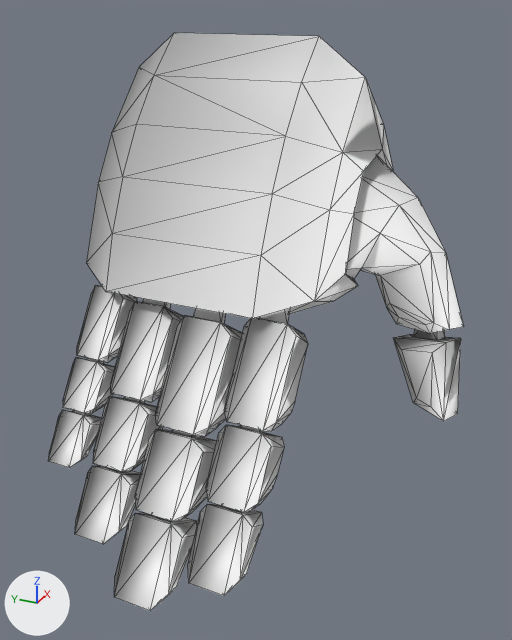
An edit to the OBJ model robotParts/left_hand.obj, drawn before and after from the same camera.
Before and after are seen from a 50 mm camera at (-1.153, -0.53, 0.136) aimed at (-0.204, -0.103, -0.339). Lighting does not change. The marker at lower left points along +X, +Y and +Z. Mesh edges are drawn as thin lines. Where no turn or scale is listed for an object, it has been applied to the vertices.

The scene before the commit, as lines of its bpy script (objects in view):
```python
me_left_hand = bpy.data.meshes.new('left_hand')
me_left_hand.from_pydata(...)  # 430 vertices, 804 faces; spans x -0.524..0.12, y -0.423..0.196, z -0.679..0.079
me_left_hand.materials.append(mat_blinn66sg)  # white #ffffff
ob_left_hand = bpy.data.objects.new('left_hand', me_left_hand)
ob_left_hand.location = (0.0, 0.0, 0.0)
```
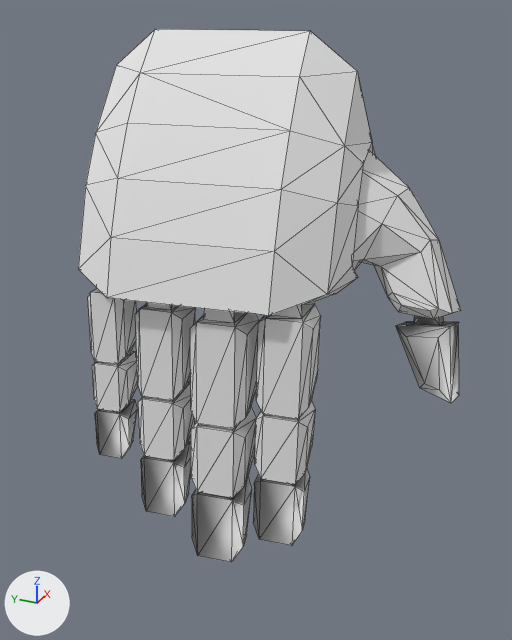
Diff of the bpy script that builds the scene:
```diff
--- a/robotParts/left_hand.obj.py
+++ b/robotParts/left_hand.obj.py
@@ me_left_hand @@
 me_left_hand.from_pydata(...)  # 430 vertices, 804 faces; spans x -0.524..0.12, y -0.423..0.196, z -0.679..0.079
-me_left_hand.materials.append(mat_blinn66sg)  # white #ffffff
+# me_left_hand part 1: the loose piece of 80 vertices spanning x -0.292..0.12, y -0.41..0.196, z -0.356..0.079 is turned 9.1 degrees about the z axis through its middle, then moved by (-0.001, 0.009, 0.007)
+# me_left_hand part 2: the loose piece of 30 vertices spanning x -0.359..-0.17, y -0.196..-0.111, z -0.46..-0.245 is multiplied about its middle by the matrix ((0.864, -0.158, -0.477), (0.138, 0.987, -0.076), (0.483, 0.0, 0.875)), then moved by (0.033, -0.015, 0.008)
+# me_left_hand part 3: the loose piece of 30 vertices spanning x -0.424..-0.284, y -0.196..-0.111, z -0.553..-0.422 is multiplied about its middle by the matrix ((0.864, -0.158, -0.477), (0.138, 0.987, -0.076), (0.483, 0.0, 0.875)), then moved by (0.11, -0.017, -0.018)
+# me_left_hand part 4: the loose piece of 22 vertices spanning x -0.49..-0.355, y -0.196..-0.111, z -0.639..-0.519 is multiplied about its middle by the matrix ((0.864, -0.158, -0.477), (0.138, 0.987, -0.076), (0.483, 0.0, 0.875)), then moved by (0.163, -0.019, -0.04)
+# me_left_hand part 5: the loose piece of 30 vertices spanning x -0.323..-0.181, y 0.116..0.179, z -0.423..-0.261 is multiplied about its middle by the matrix ((0.864, -0.158, -0.477), (0.138, 0.987, -0.076), (0.483, 0.0, 0.875)), then moved by (-0.021, -0.018, 0.013)
+# me_left_hand part 6: the loose piece of 30 vertices spanning x -0.372..-0.267, y 0.116..0.179, z -0.493..-0.393 is multiplied about its middle by the matrix ((0.864, -0.158, -0.477), (0.138, 0.987, -0.076), (0.483, 0.0, 0.875)), then moved by (0.037, -0.019, -0.007)
+# me_left_hand part 7: the loose piece of 22 vertices spanning x -0.422..-0.321, y 0.116..0.179, z -0.558..-0.467 is multiplied about its middle by the matrix ((0.864, -0.158, -0.477), (0.138, 0.987, -0.076), (0.483, 0.0, 0.875)), then moved by (0.077, -0.021, -0.024)
+# me_left_hand part 8: the loose piece of 30 vertices spanning x -0.357..-0.179, y 0.013..0.093, z -0.461..-0.257 is multiplied about its middle by the matrix ((0.864, -0.158, -0.477), (0.138, 0.987, -0.076), (0.483, 0.0, 0.875)), then moved by (0.005, -0.017, 0.007)
+# me_left_hand part 9: the loose piece of 30 vertices spanning x -0.419..-0.287, y 0.013..0.093, z -0.549..-0.424 is multiplied about its middle by the matrix ((0.864, -0.158, -0.477), (0.138, 0.987, -0.076), (0.483, 0.0, 0.875)), then moved by (0.077, -0.019, -0.018)
+# me_left_hand part 10: the loose piece of 22 vertices spanning x -0.482..-0.354, y 0.013..0.093, z -0.63..-0.516 is multiplied about its middle by the matrix ((0.864, -0.158, -0.477), (0.138, 0.987, -0.076), (0.483, 0.0, 0.875)), then moved by (0.127, -0.022, -0.038)
+# me_left_hand part 11: the loose piece of 30 vertices spanning x -0.381..-0.176, y -0.095..-0.002, z -0.485..-0.251 is multiplied about its middle by the matrix ((0.864, -0.158, -0.477), (0.138, 0.987, -0.076), (0.483, 0.0, 0.875)), then moved by (0.026, -0.017, 0.003)
+# me_left_hand part 12: the loose piece of 30 vertices spanning x -0.453..-0.3, y -0.095..-0.002, z -0.586..-0.442 is multiplied about its middle by the matrix ((0.864, -0.158, -0.477), (0.138, 0.987, -0.076), (0.483, 0.0, 0.875)), then moved by (0.109, -0.019, -0.026)
+# me_left_hand part 13: the loose piece of 22 vertices spanning x -0.524..-0.378, y -0.095..-0.002, z -0.679..-0.548 is multiplied about its middle by the matrix ((0.864, -0.158, -0.477), (0.138, 0.987, -0.076), (0.483, 0.0, 0.875)), then moved by (0.167, -0.022, -0.05)
+# me_left_hand part 14: the loose piece of 22 vertices spanning x -0.187..-0.067, y -0.423..-0.31, z -0.479..-0.308 is turned 9.1 degrees about the z axis through its middle, then moved by (0.04, 0.006, 0.007)
+me_left_hand.materials.append(mat_blinn96sg)  # white #e7e7e7
```

What differs and where, as boxes (x1, y1, x2, y2) in the pictures (512 x 640 px; the box of a moved part takes in the faces that stretch with it):
'left_hand', recoloured, reshaped (8% narrower, 8% shorter)
    before: (48, 33, 464, 611)
    after: (78, 29, 461, 562)
part 1 of me_left_hand, moved or reshaped
    before: (86, 33, 464, 333)
    after: (78, 29, 461, 319)
part 2 of me_left_hand, moved or reshaped
    before: (224, 310, 308, 431)
    after: (256, 303, 321, 419)
part 3 of me_left_hand, moved or reshaped
    before: (206, 425, 284, 512)
    after: (255, 402, 315, 484)
part 4 of me_left_hand, moved or reshaped
    before: (188, 504, 263, 596)
    after: (253, 469, 310, 546)
part 5 of me_left_hand, moved or reshaped
    before: (77, 285, 138, 363)
    after: (88, 288, 137, 364)
part 6 of me_left_hand, moved or reshaped
    before: (63, 357, 115, 414)
    after: (92, 351, 138, 412)
part 7 of me_left_hand, moved or reshaped
    before: (48, 410, 102, 468)
    after: (95, 399, 137, 458)
part 8 of me_left_hand, moved or reshaped
    before: (111, 299, 184, 402)
    after: (135, 302, 195, 401)
part 9 of me_left_hand, moved or reshaped
    before: (93, 396, 163, 472)
    after: (138, 382, 195, 461)
part 10 of me_left_hand, moved or reshaped
    before: (75, 466, 141, 544)
    after: (141, 441, 191, 517)
part 11 of me_left_hand, moved or reshaped
    before: (156, 308, 243, 437)
    after: (190, 309, 259, 429)
part 12 of me_left_hand, moved or reshaped
    before: (135, 429, 217, 521)
    after: (191, 407, 256, 498)
part 13 of me_left_hand, moved or reshaped
    before: (114, 512, 196, 611)
    after: (192, 478, 252, 562)
part 14 of me_left_hand, moved or reshaped
    before: (394, 329, 461, 421)
    after: (396, 315, 459, 403)
